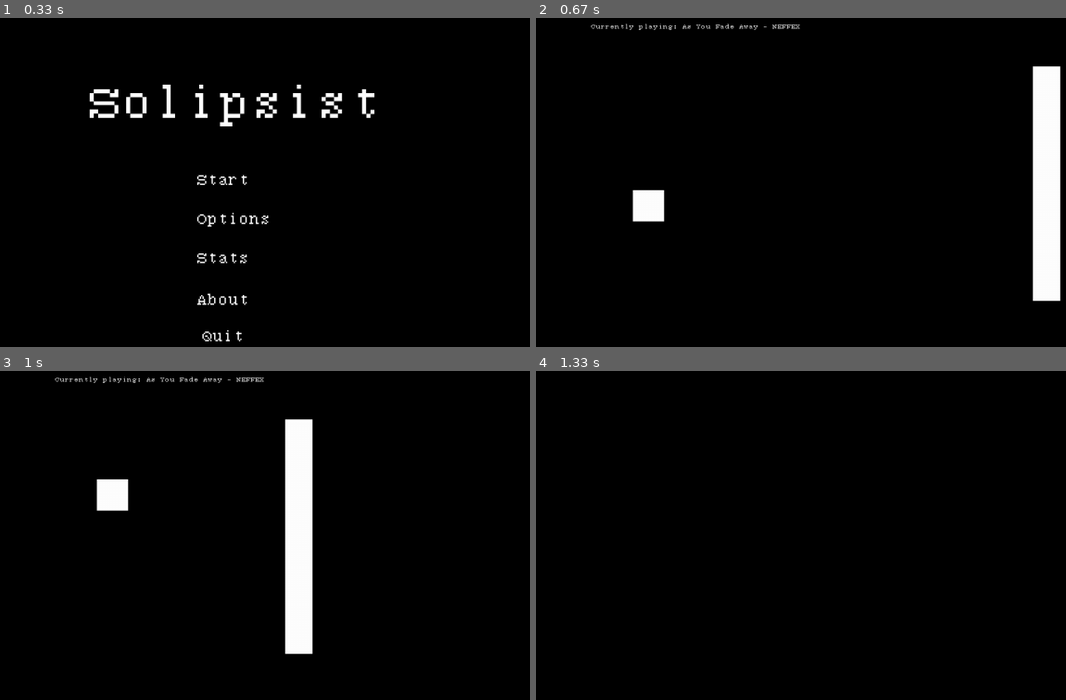
Above: before the commit, frames 1-4 (two rows, left to right).
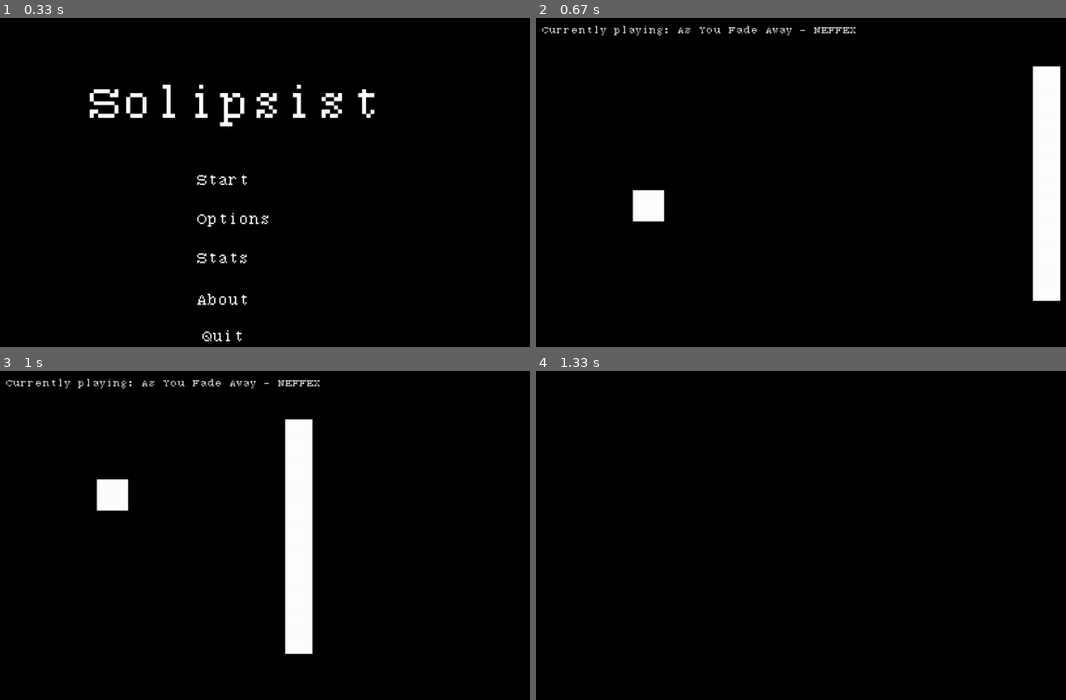
Above: after the commit, the same moments.

Repository: Vazno/Solipsist
Game: pygame game, started from solipsist/main.py
Same seed, same stepped clock (60 frames per second), same inputs: the game is played once before the commit and once after it.
Inputs (mouse positions are in pixels of both pictures, inside the frame that each line leads up to):
- Up to frame 1 (0.33 s): no input
- Up to frame 2 (0.67 s): click "Start" at 0.38 s
- Up to frame 3 (1 s): click (37, 598) at 0.72 s
- Up to frame 4 (1.33 s): click (outside the picture) at 1.05 s

Frame 1 is identical in both runs. In frame 2, 0.8% of the frame differs, in the area x 1-61%, y 1-6%; in frame 3, 0.8%; in frame 4, nothing differs.

Commit message:
Added icon.png, fixed music description size,

Diff:
--- a/solipsist/main.py
+++ b/solipsist/main.py
@@ -12,8 +12,11 @@
 
 def main_menu():
     _ = get_language()
+
     pygame.display.set_caption(GAME_NAME)
     pygame.init()
+    game_icon = pygame.image.load("icon.png")
+    pygame.display.set_icon(game_icon)
     clock = pygame.time.Clock()
 
     solipsist_button = Button(
--- a/solipsist/music.py
+++ b/solipsist/music.py
@@ -22,7 +22,7 @@
         music_text = Button(
             f"{_['music.currently_playing']}: {cls.current_music_name.split('.')[0].replace(resource_path(j['music']['DEFAULT_MUSIC_FOLDER']), '')}",
             (int(WINDOW_WIDTH / 2.5), int(WINDOW_HEIGHT / 40)),
-            (int(WINDOW_WIDTH / 60), int(WINDOW_WIDTH / 60)),
+            (int(WINDOW_WIDTH / 40), int(WINDOW_WIDTH / 40)),
         )
         music_text.draw_it(SCREEN)
 
Binary file added: icon.png
